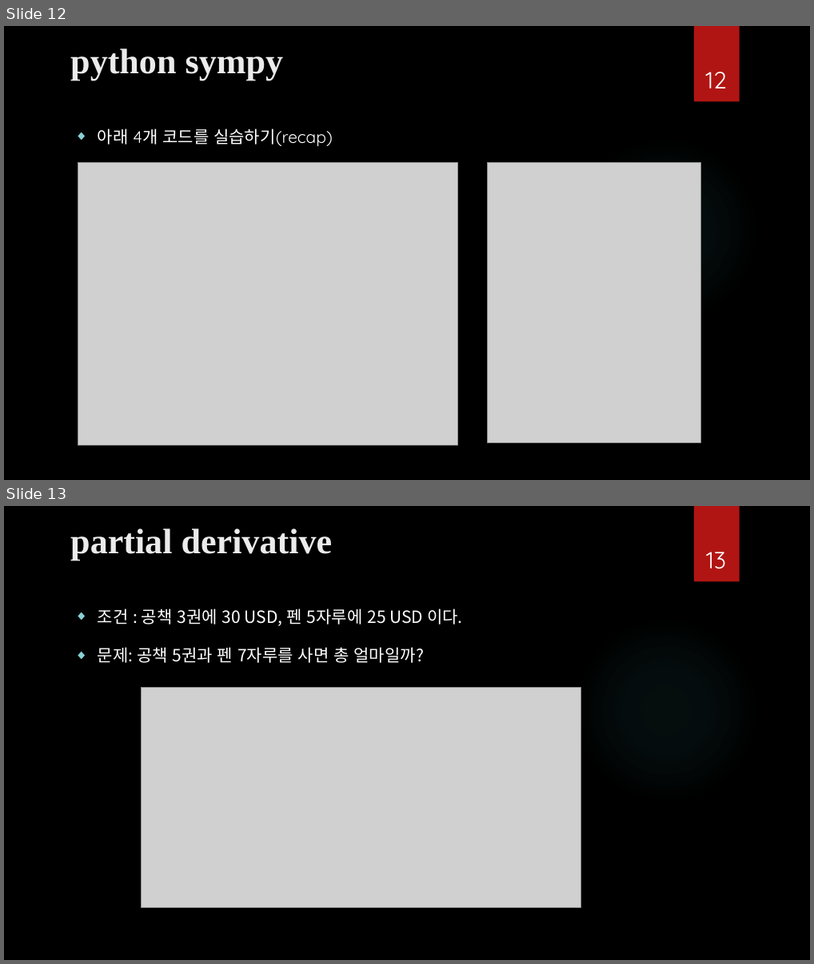
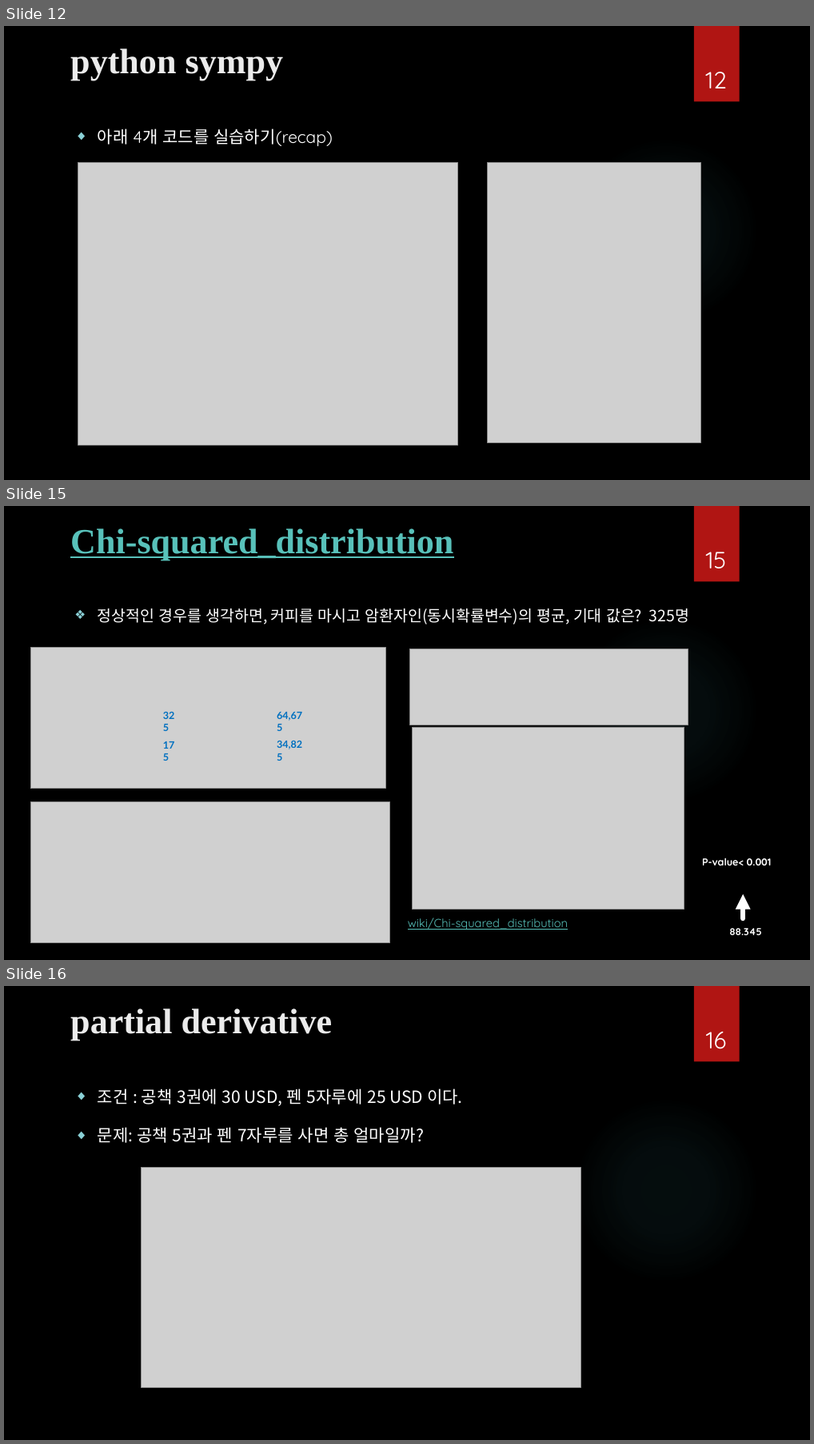
Before and after one commit to ancestor9/mathematics-for-machine-learning, a slide deck: Calculus/Modeling_Simulation_1.pptx. Shown one above the other, each under a label of ours: slides 12 and 13 before the commit, slides 12, 15 and 16 after it; the slides between them are not shown. The pictures are 814x964 and 814x1444 pixels, drawn with LibreOffice and Linux fonts; fonts in the diff are those of the drawing; grey boxes stand for pictures; background and template pictures are left out. Boxes give left, top, right and bottom in pixels: in the first picture for what was removed or moved away, otherwise in the second. Text is boxed around its words. In the diff, an @@ line names an element or a change of style, - is before the commit and + after.

```diff
--- a/Calculus/Modeling_Simulation_1.pptx
+++ b/Calculus/Modeling_Simulation_1.pptx
@@ slide 15 added at (4, 506, 810, 960), background picture (left out); not listed: 2 template elements that a slide beside it also shows @@
@@ title added at (70, 528, 454, 560), 42 pt, text #58C1BA, bold, underline @@
+Chi-squared_distribution
@@ page number added at (706, 552, 727, 568), 28 pt, text #FFFFFF @@
+15
@@ text added at (98, 608, 690, 624), 18.5 pt, text #FFFFFF @@
+❖ 정상적인 경우를 생각하면, 커피를 마시고 암환자인(동시확률변수)의 평균, 기대 값은? 325명
@@ picture added at (30, 648, 386, 788) @@
@@ picture added at (410, 648, 688, 725) @@
@@ text added at (157, 706, 184, 724), 12 pt, text #0070C0, bold @@
+325
@@ text added at (277, 712, 302, 720), 12 pt, text #0070C0, bold @@
+64,675
@@ text added at (157, 736, 184, 754), 12 pt, text #0070C0, bold @@
+175
@@ text added at (277, 740, 302, 749), 12 pt, text #0070C0, bold @@
+34,825
@@ picture added at (412, 727, 685, 908) @@
@@ picture added at (30, 802, 390, 943) @@
@@ text added at (702, 857, 772, 865), 12 pt, text #FFFFFF, bold @@
+P-value< 0.001
@@ arrow added from (744, 918) to (744, 894), #FFFFFF 6 pt @@
@@ text added at (408, 917, 568, 929), 14 pt, text #58C1BA, underline @@
+wiki/Chi-squared_distribution
@@ text added at (730, 928, 762, 935), 12 pt, text #FFFFFF, bold @@
+88.345
@@ what was slide 13 is now slide 16 @@
@@ page number at (706, 1032, 727, 1049): text changed @@
-13
+16
```
Also in this commit, not shown: 1 slide changed, 2 other slides added.
